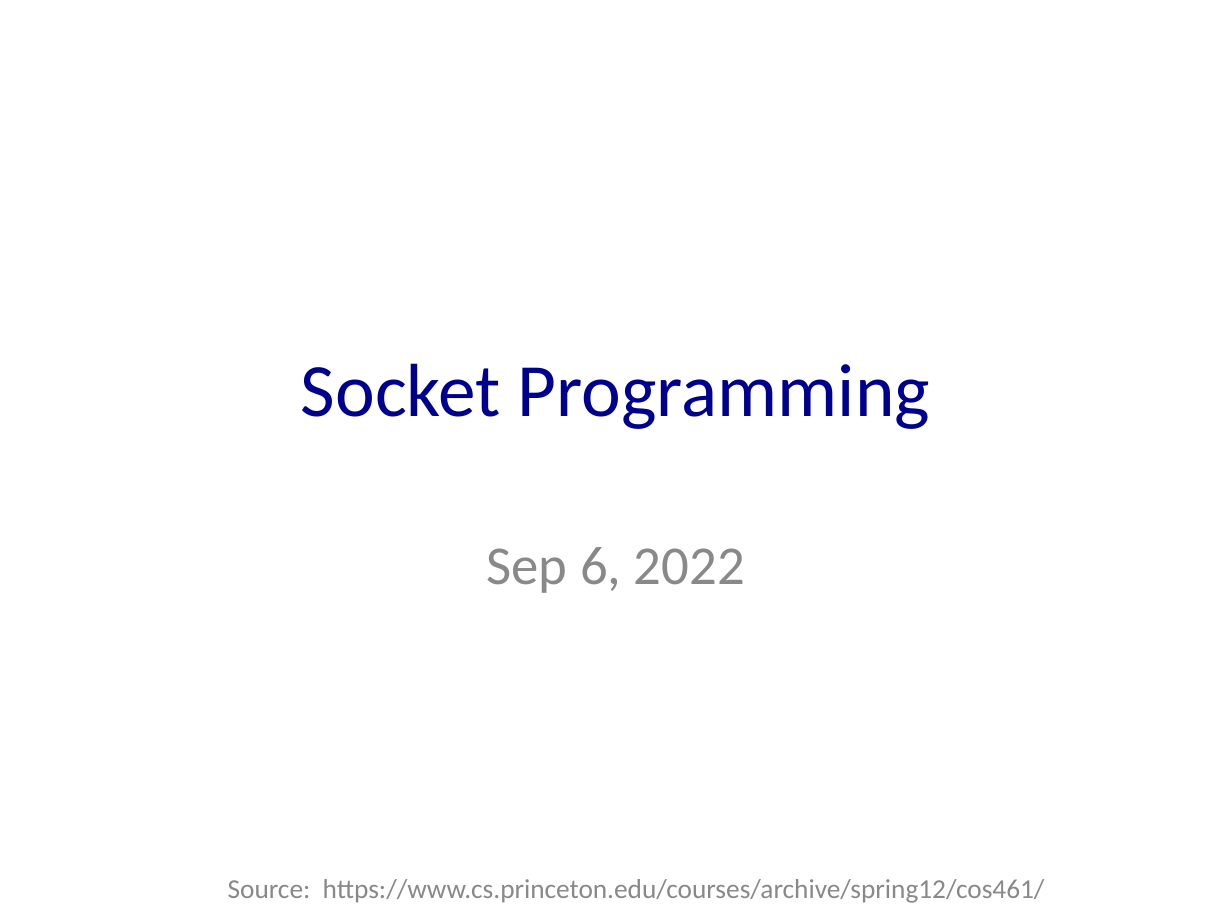
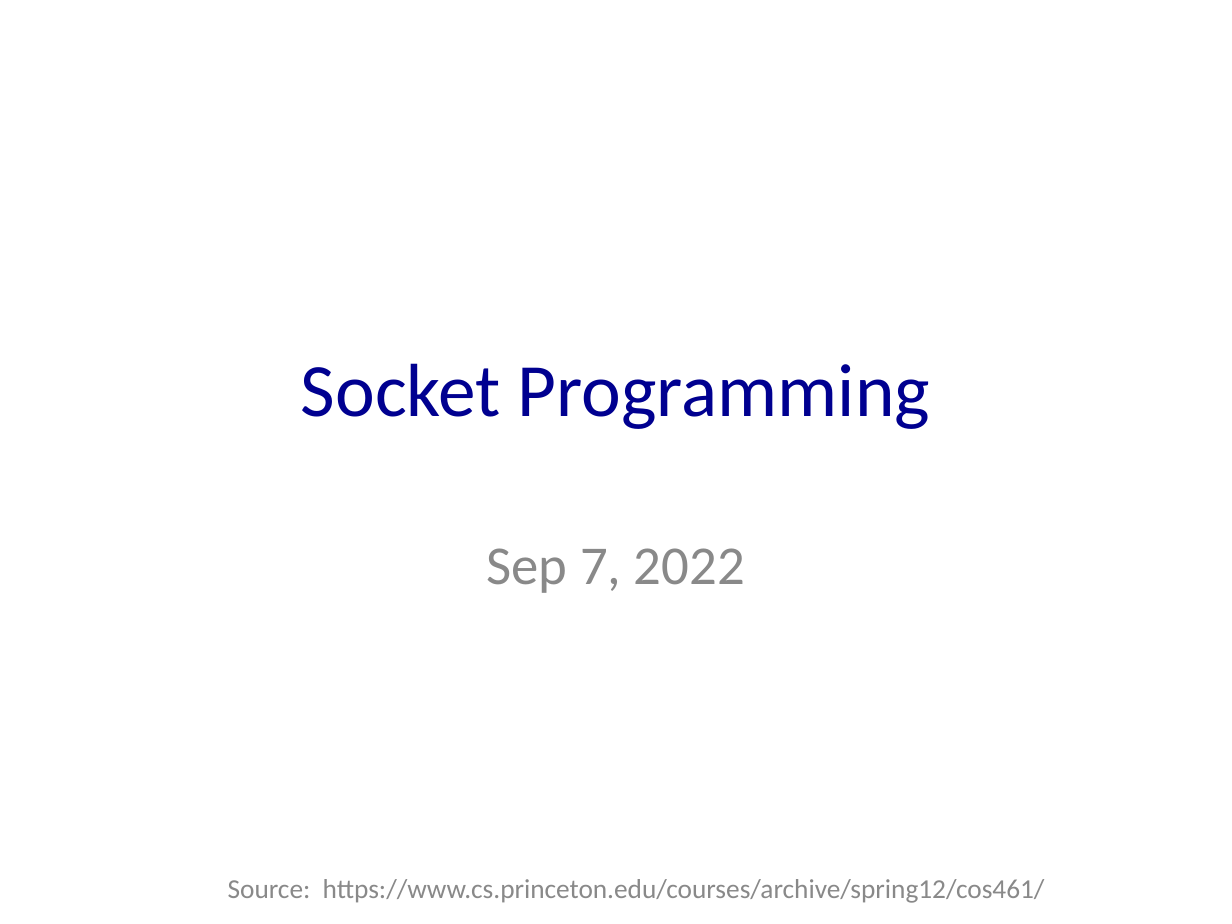
Before and after one commit to sepehrabdous/Computer_Networks_Fall22, a slide deck: slide 1 of Assignment0/socket_programming.ppt. Drawn at 1232x924 pixels with LibreOffice and Linux fonts; fonts in the diff are those of the drawing. Boxes give left, top, right and bottom in pixels: in the first picture for what was removed or moved away, otherwise in the second. Text is boxed around its words. In the diff, an @@ line names an element or a change of style, - is before the commit and + after.

```diff
--- a/Assignment0/socket_programming.ppt
+++ b/Assignment0/socket_programming.ppt
@@ subtitle at (x1=487, y1=548, x2=745, y2=593): text changed @@
-Sep 6, 2022
+Sep 7, 2022
```
Also in this commit, not shown: 2 other slides changed.
